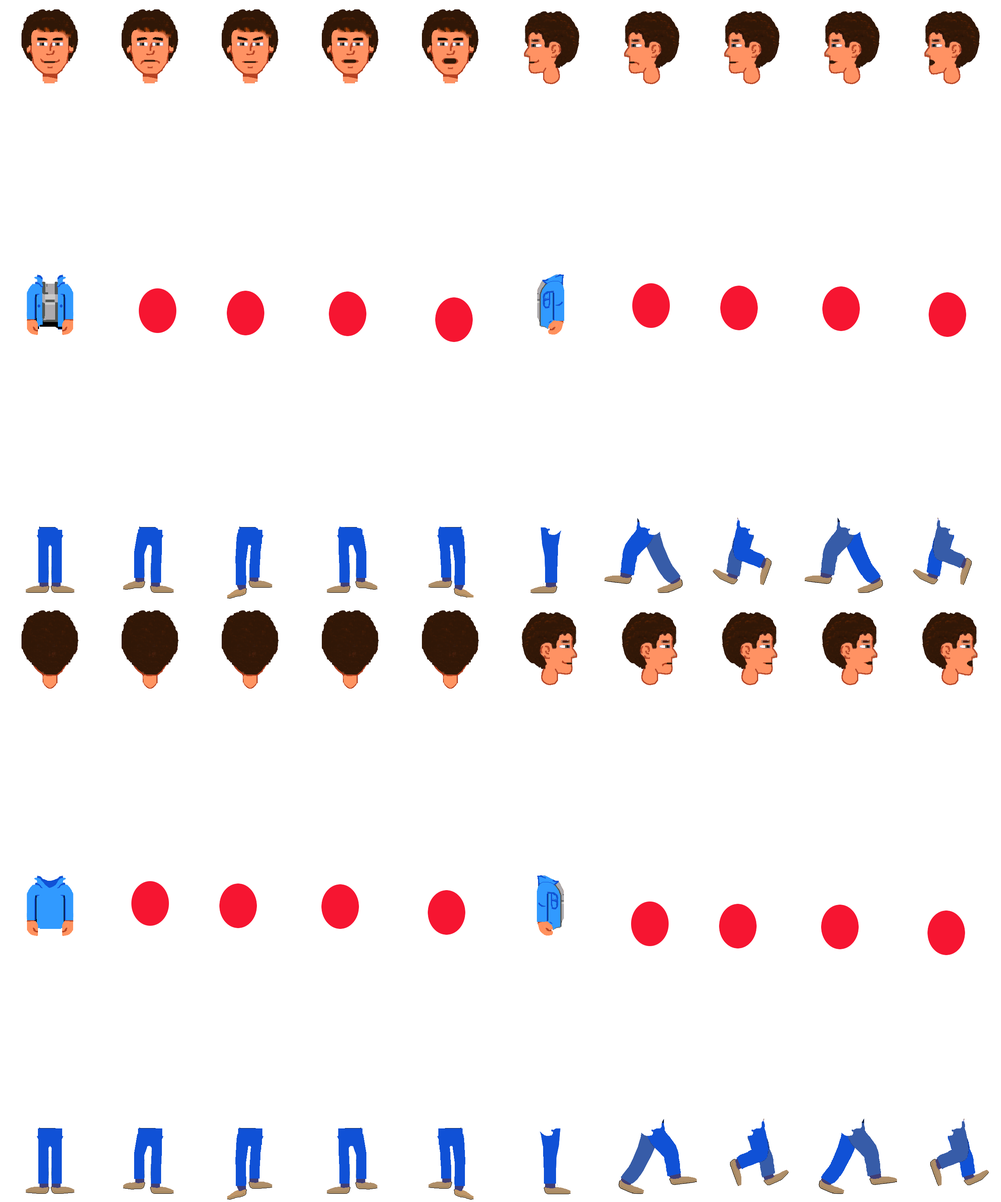
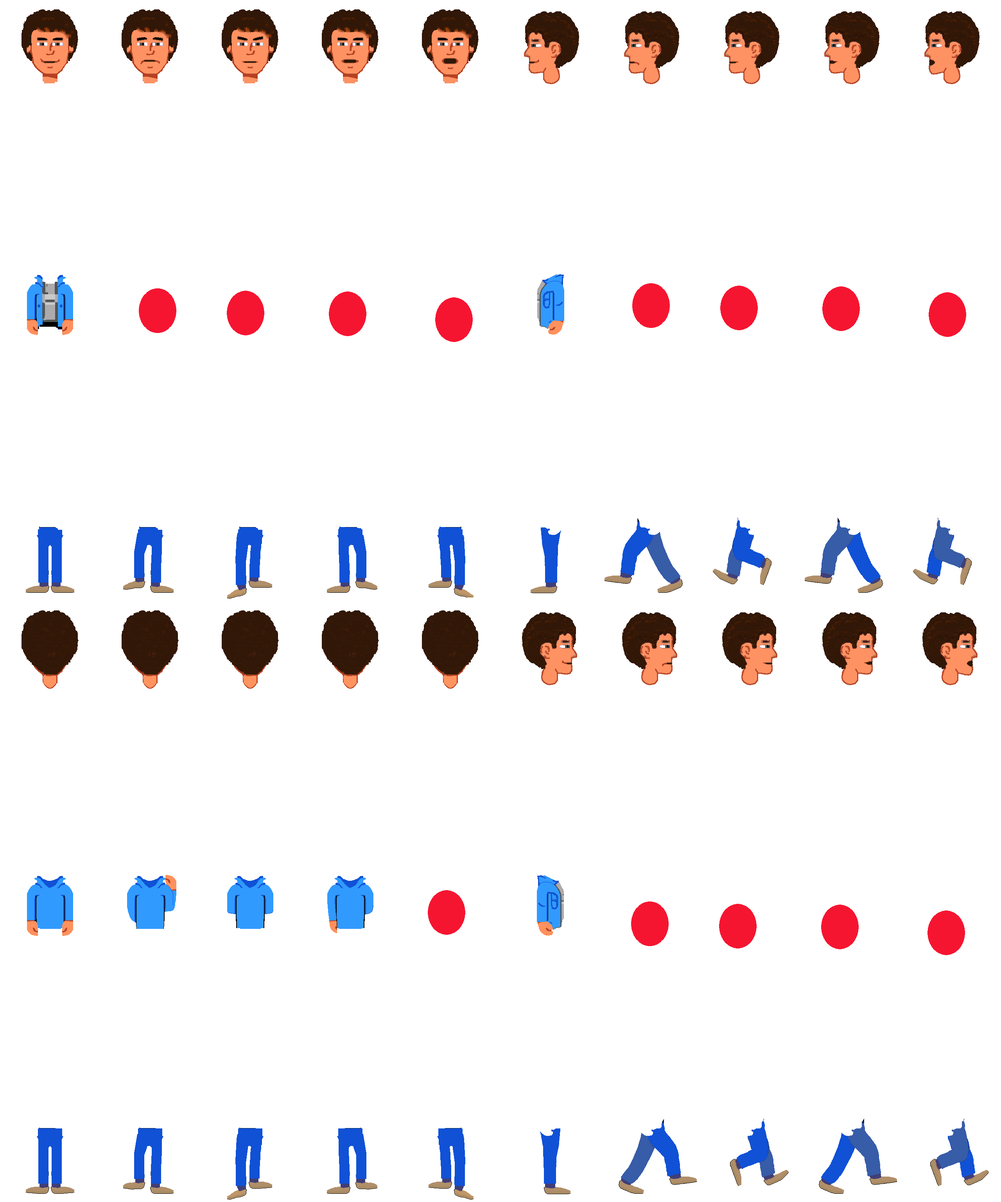
Layers edited between the first and the second 1001 × 1202 image:
painted on "Background" over bbox(21, 9, 990, 1195)
